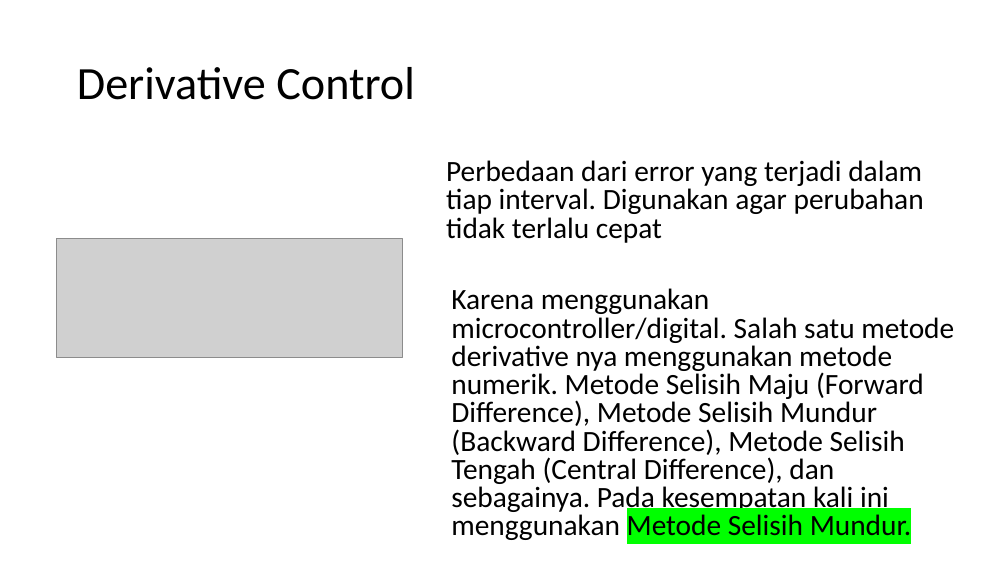
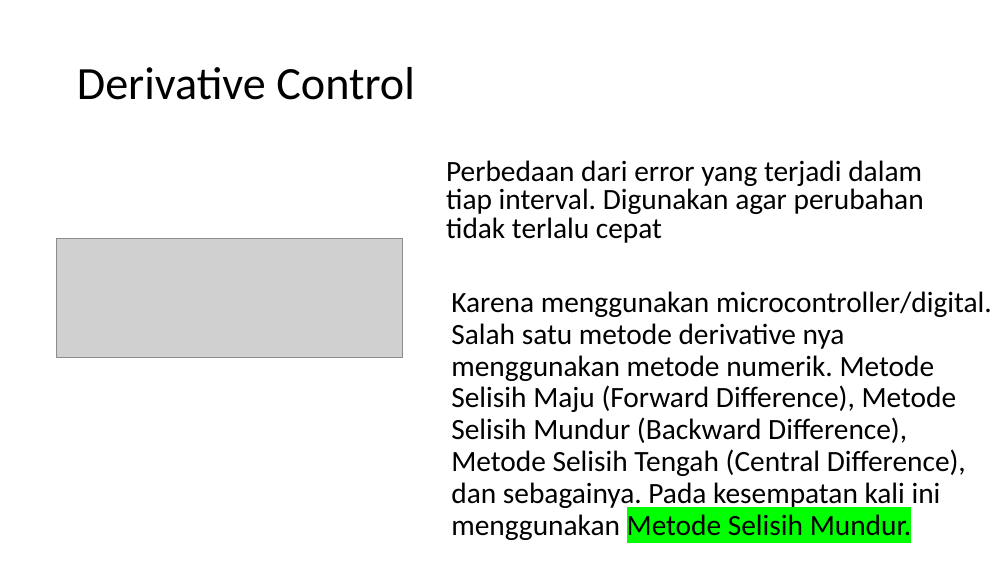
Before and after one commit to muhammadhusni777/kelasrobot_pid, a slide deck: slide 22 of ppt.pptx (slide 19 before the commit). Drawn at 1008x567 pixels with LibreOffice and Linux fonts; fonts in the diff are those of the drawing; grey boxes stand for pictures. Boxes give left, top, right and bottom in pixels: in the first picture for what was removed or moved away, otherwise in the second. Text is boxed around its words. In the diff, an @@ line names an element or a change of style, - is before the commit and + after.

```diff
--- a/ppt.pptx
+++ b/ppt.pptx
@@ text "Karena menggunakan microcontroller/digital. Salah satu ..." at box(451, 291, 992, 540): line spacing 0.8 to 0.9 @@
```
Also in this commit, not shown: 8 other slides changed, 7 slides added, 2 slides removed, 4 other files.
